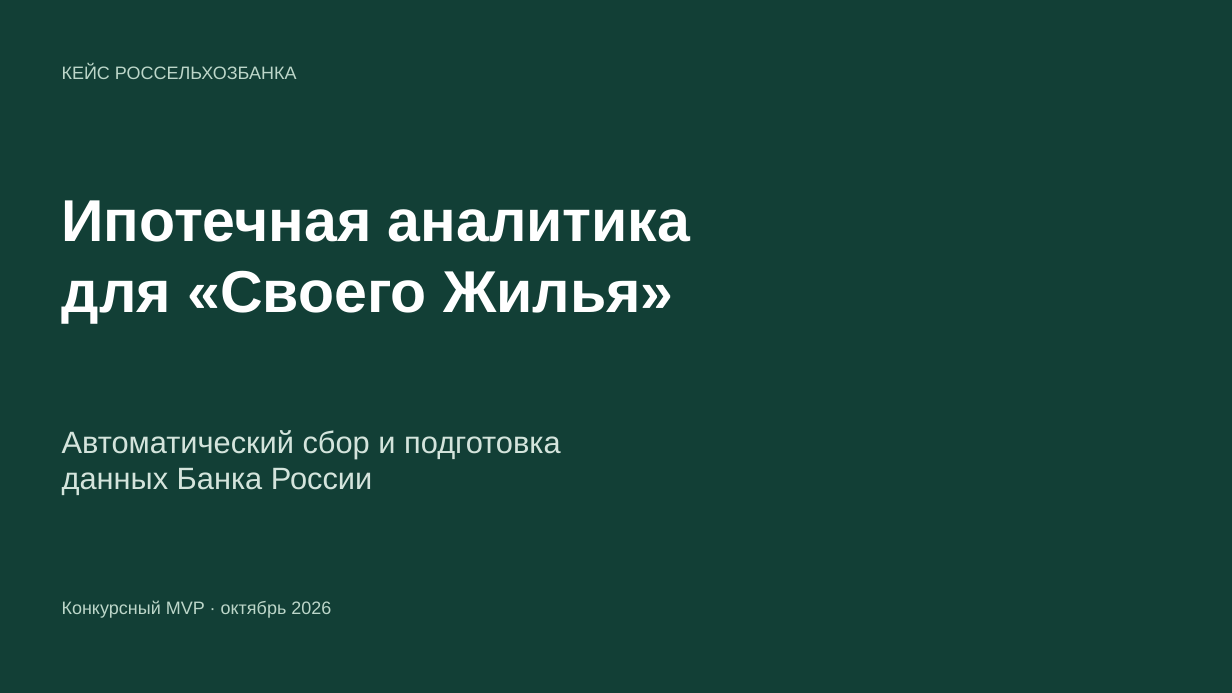
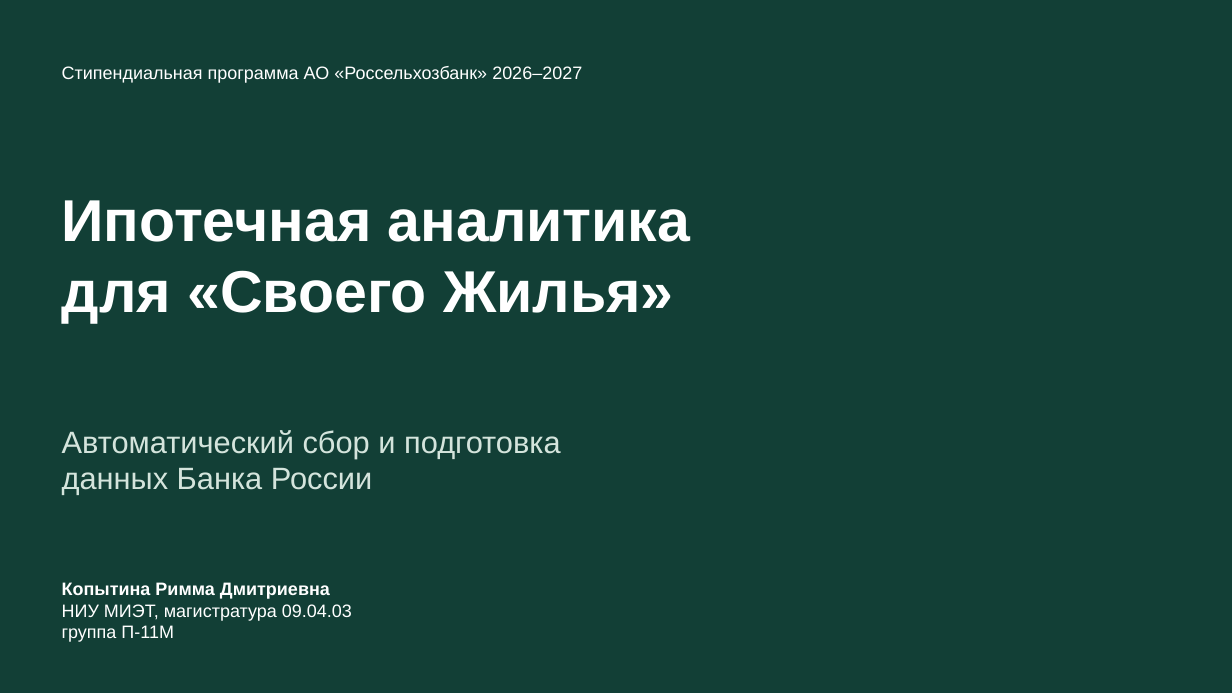
Before and after one commit to succubus-q/svoe-housing-analytics, a slide deck: slide 1 of assets/competition/presentation/svoe-housing-competition.pptx. Drawn at 1232x693 pixels with LibreOffice and Linux fonts; fonts in the diff are those of the drawing. Boxes give left, top, right and bottom in pixels: in the first picture for what was removed or moved away, otherwise in the second. Text is boxed around its words. In the diff, an @@ line names an element or a change of style, - is before the commit and + after.

```diff
--- a/assets/competition/presentation/svoe-housing-competition.pptx
+++ b/assets/competition/presentation/svoe-housing-competition.pptx
@@ text at (62,66,582,83): text changed; text colour #BCD6C9 to #FFFFFF @@
-КЕЙС РОССЕЛЬХОЗБАНКА
+Стипендиальная программа АО «Россельхозбанк» 2026–2027
@@ text at (62,582,352,642): text changed; text colour #BCD6C9 to #FFFFFF @@
-Конкурсный MVP · октябрь 2026
+Копытина Римма Дмитриевна
+НИУ МИЭТ, магистратура 09.04.03
+группа П-11М
```
Also in this commit, not shown: 6 other slides changed, 2 slides added, 19 other files.
